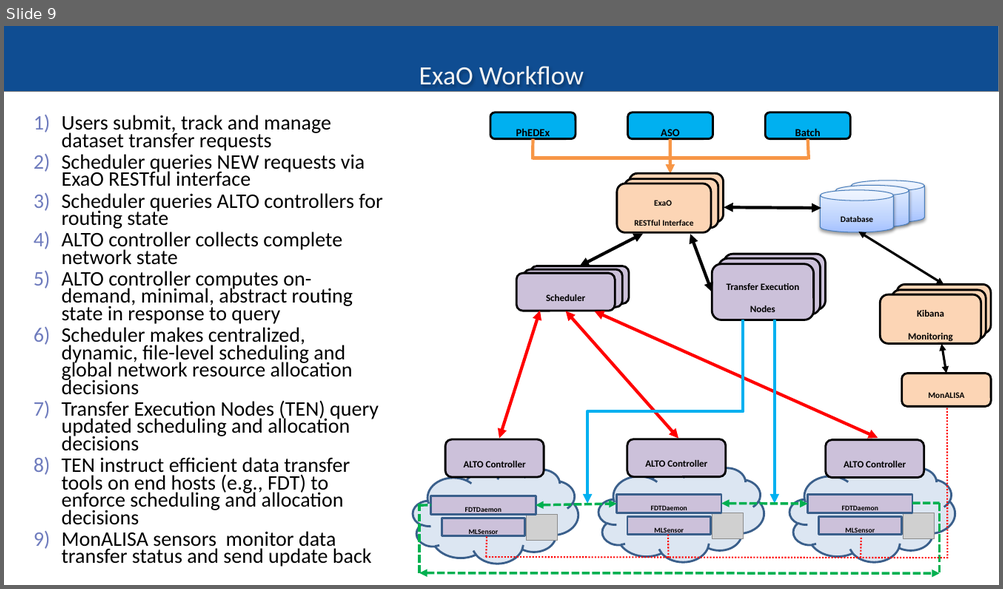
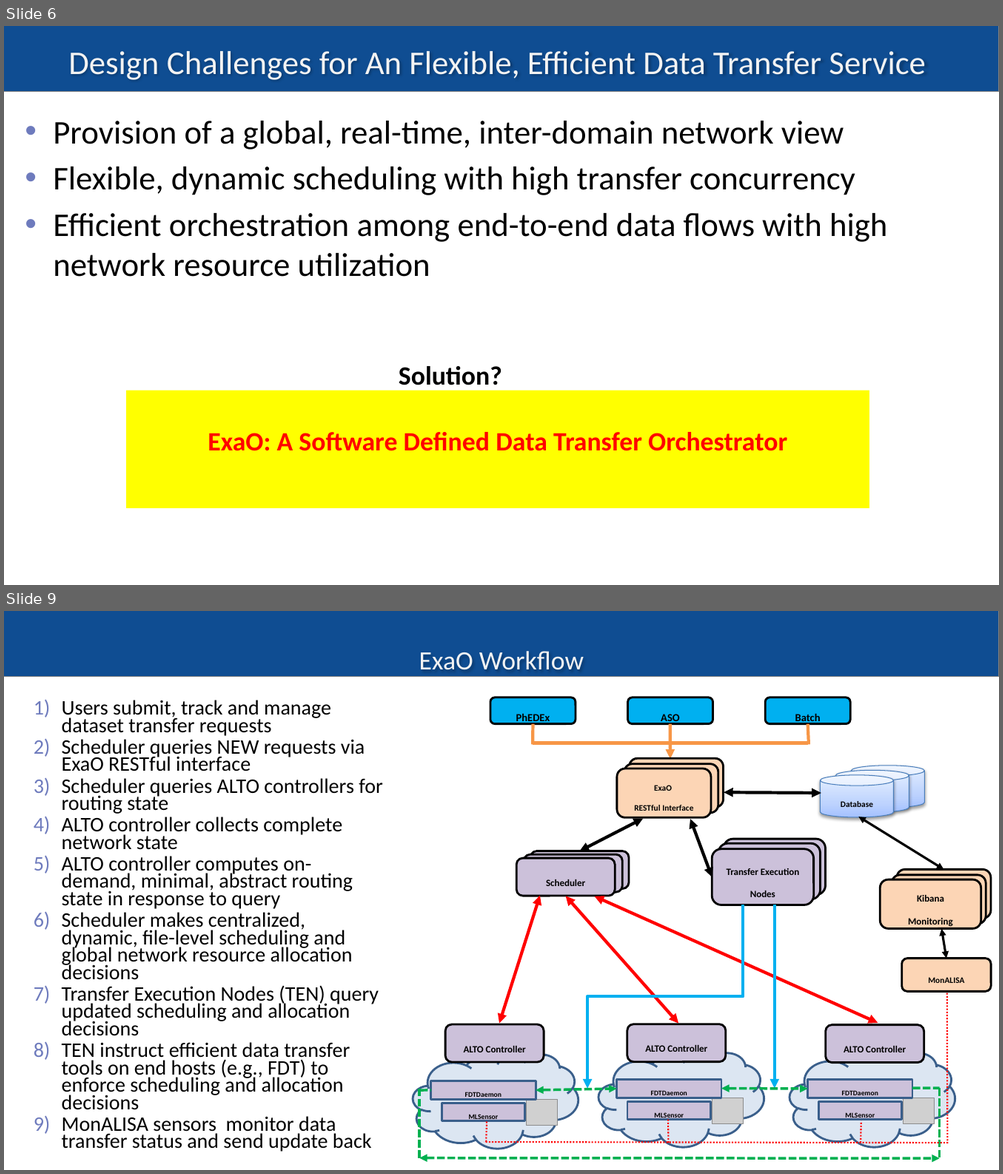
Before and after one commit to snlab/sc16, a slide deck: slides/cms-demo-v3.pptx. Shown one above the other, each under a label of ours: slide 9 before the commit, slides 6 and 9 after it; the slides between them are not shown. The pictures are 1003x589 and 1003x1174 pixels, drawn with LibreOffice and Linux fonts; fonts in the diff are those of the drawing; grey boxes stand for pictures. Boxes give left, top, right and bottom in pixels: in the first picture for what was removed or moved away, otherwise in the second. Text is boxed around its words. In the diff, an @@ line names an element or a change of style, - is before the commit and + after.

```diff
--- a/slides/cms-demo-v3.pptx
+++ b/slides/cms-demo-v3.pptx
@@ slide 6 added at (4, 26, 999, 585), background #FFFFFF; not listed: 1 template element that a slide beside it also shows @@
@@ title added at (68, 51, 925, 80), 32 pt, text #F3F3F3 @@
+Design Challenges for An Flexible, Efficient Data Transfer Service
@@ text added at (53, 121, 887, 277), 32 pt, text #000000 @@
+• Provision of a global, real-time, inter-domain network view
+• Flexible, dynamic scheduling with high transfer concurrency
+• Efficient orchestration among end-to-end data flows with high network resource utilization
@@ text added at (398, 366, 502, 392), 44 pt, text #000000, bold @@
+Solution?
@@ rectangle added at (126, 391, 870, 508), fill #FFFF00, 44 pt, text #FF0000, bold @@
+ExaO: A Software Defined Data Transfer Orchestrator
```
Also in this commit, not shown: 6 slides changed, 4 other slides added, 1 slide removed, 2 other files.
